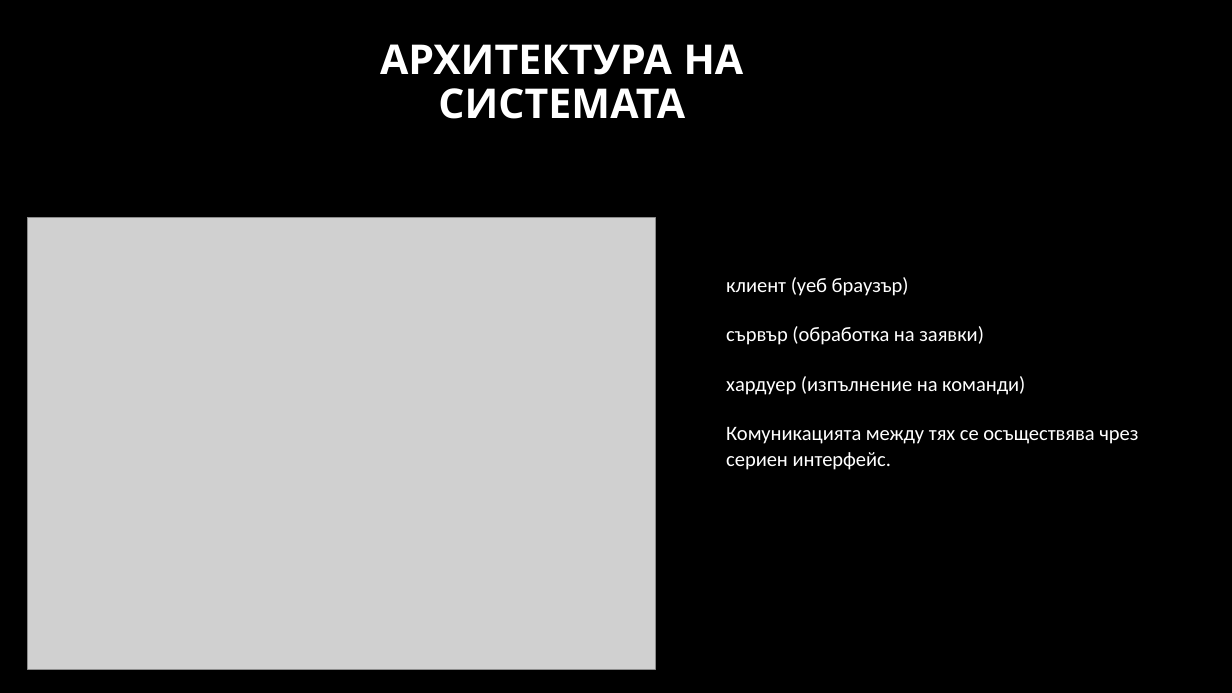
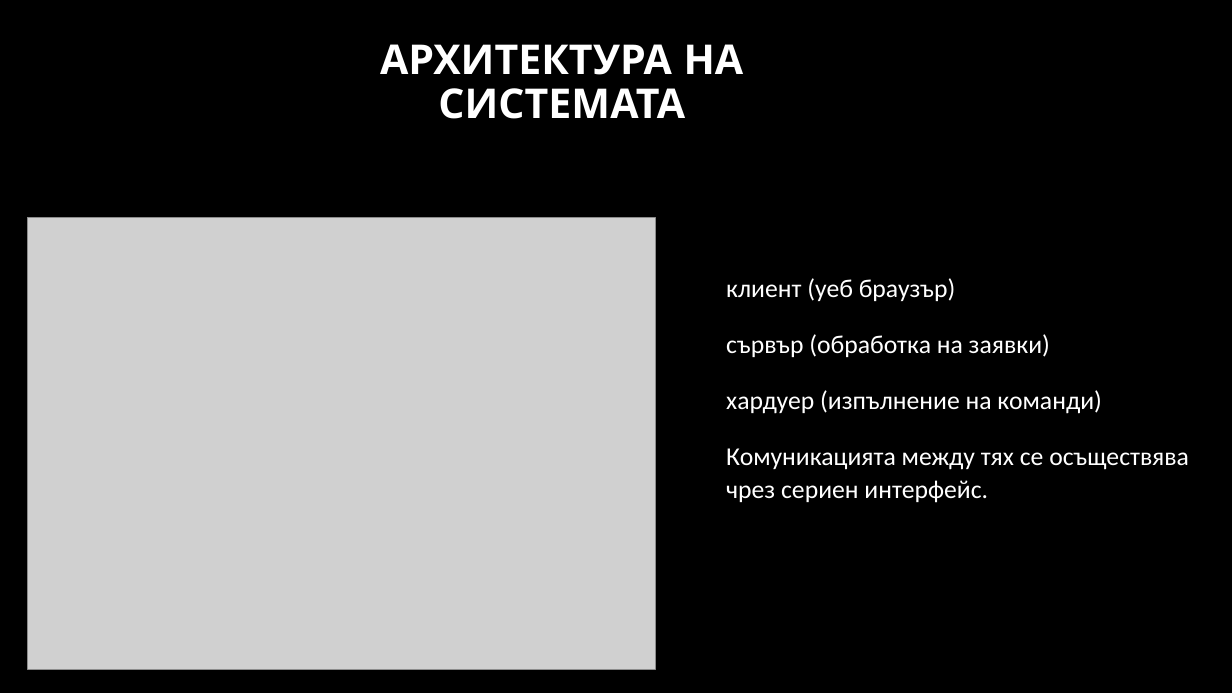
Before and after one commit to pgee-dzi2024/ThemeSP_2603, a slide deck: slide 5 of DR/Защита.pptx. Drawn at 1232x693 pixels with LibreOffice and Linux fonts; fonts in the diff are those of the drawing; grey boxes stand for pictures; background and template pictures are left out. Boxes give left, top, right and bottom in pixels: in the first picture for what was removed or moved away, otherwise in the second. Text is boxed around its words. In the diff, an @@ line names an element or a change of style, - is before the commit and + after.

```diff
--- a/DR/Защита.pptx
+++ b/DR/Защита.pptx
@@ text "клиент (уеб браузър)" at [726, 278, 1189, 503]: size 16 to 20 pt @@
```
Also in this commit, not shown: 3 other slides changed, 1 other file.
